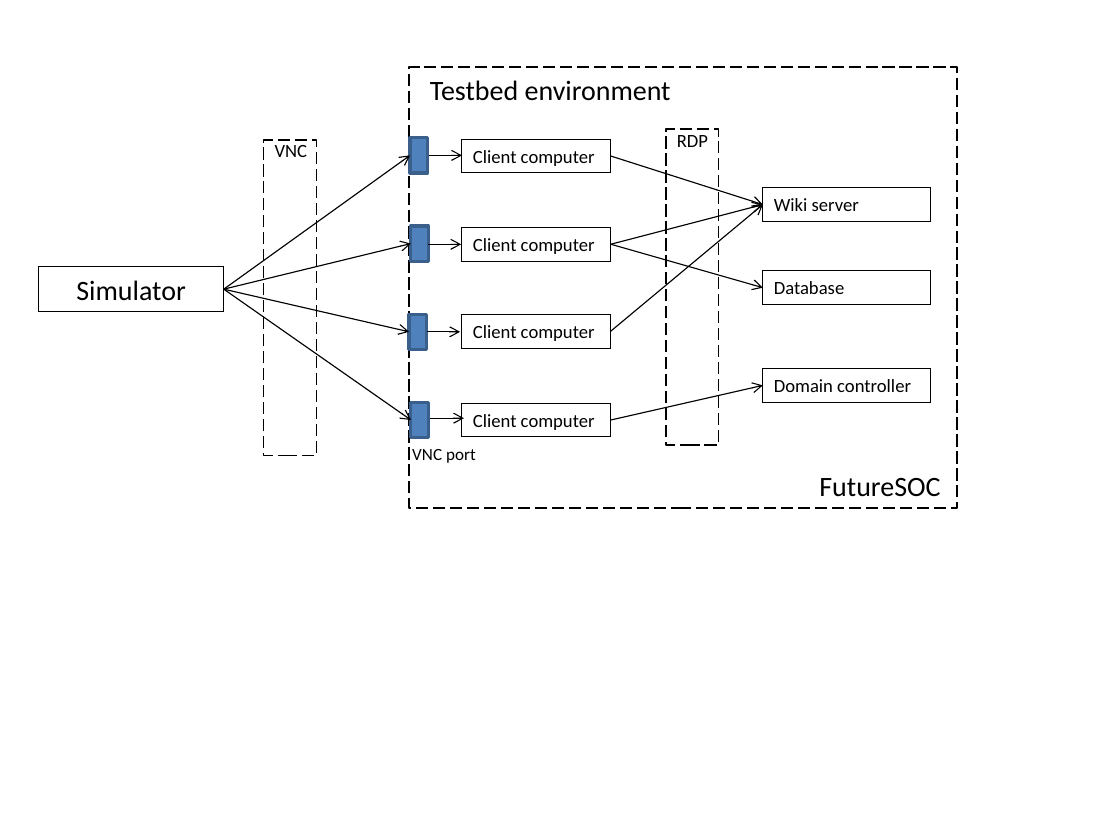
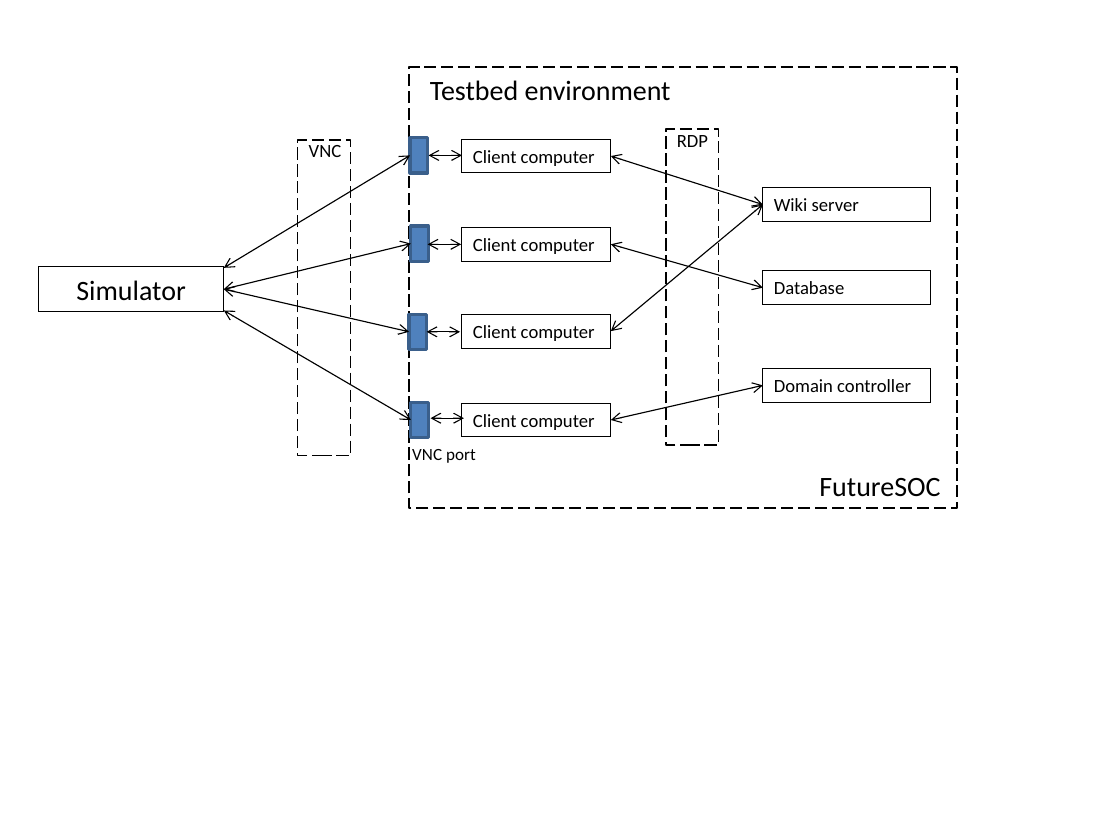
Before and after one commit to aragats/HPI, a slide deck: slide 2 of Research School/Retreat/Fall 2014/retreat draft 4/Scenario relations.pptx. Drawn at 1120x840 pixels with LibreOffice and Linux fonts; fonts in the diff are those of the drawing. Boxes give left, top, right and bottom in pixels: in the first picture for what was removed or moved away, otherwise in the second. Text is boxed around its words. In the diff, an @@ line names an element or a change of style, - is before the commit and + after.

```diff
--- a/Research School/Retreat/Fall 2014/retreat draft 4/Scenario relations.pptx
+++ b/Research School/Retreat/Fall 2014/retreat draft 4/Scenario relations.pptx
@@ text "VNC": place and size @@
-text "VNC" at [275, 145, 308, 157]
+text "VNC" at [309, 145, 342, 157]
@@ rectangle: place and size @@
-rectangle at [263, 140, 316, 456]
+rectangle at [298, 140, 351, 456]
@@ arrow moved from (224, 289) - (410, 156) to (224, 268) - (410, 156) @@
@@ arrow (224, 268) - (410, 156): arrow to double arrow @@
@@ arrow (429, 156) - (461, 156): arrow to double arrow @@
@@ arrow (610, 156) - (763, 205): arrow to double arrow @@
@@ arrow (610, 332) - (763, 205): arrow to double arrow @@
@@ arrow removed from (610, 244) to (763, 205) @@
@@ arrow (224, 289) - (411, 244): arrow to double arrow @@
@@ arrow (428, 244) - (461, 244): arrow to double arrow @@
@@ arrow (610, 244) - (763, 288): arrow to double arrow @@
@@ arrow (224, 289) - (409, 332): arrow to double arrow @@
@@ arrow moved from (224, 289) - (411, 420) to (224, 310) - (411, 420) @@
@@ arrow (224, 310) - (411, 420): arrow to double arrow @@
@@ arrow (427, 332) - (460, 332): arrow to double arrow @@
@@ arrow (610, 420) - (763, 385): arrow to double arrow @@
@@ arrow (430, 418) - (464, 418): arrow to double arrow @@
```
Also in this commit, not shown: 3 other files.
